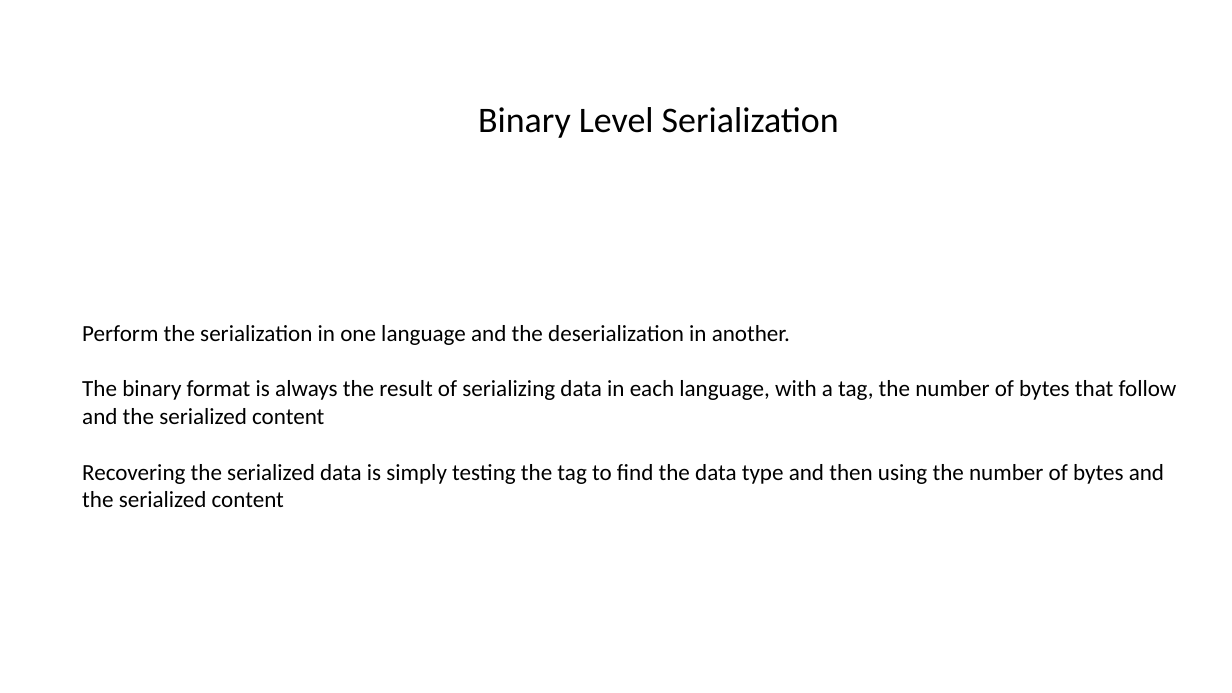
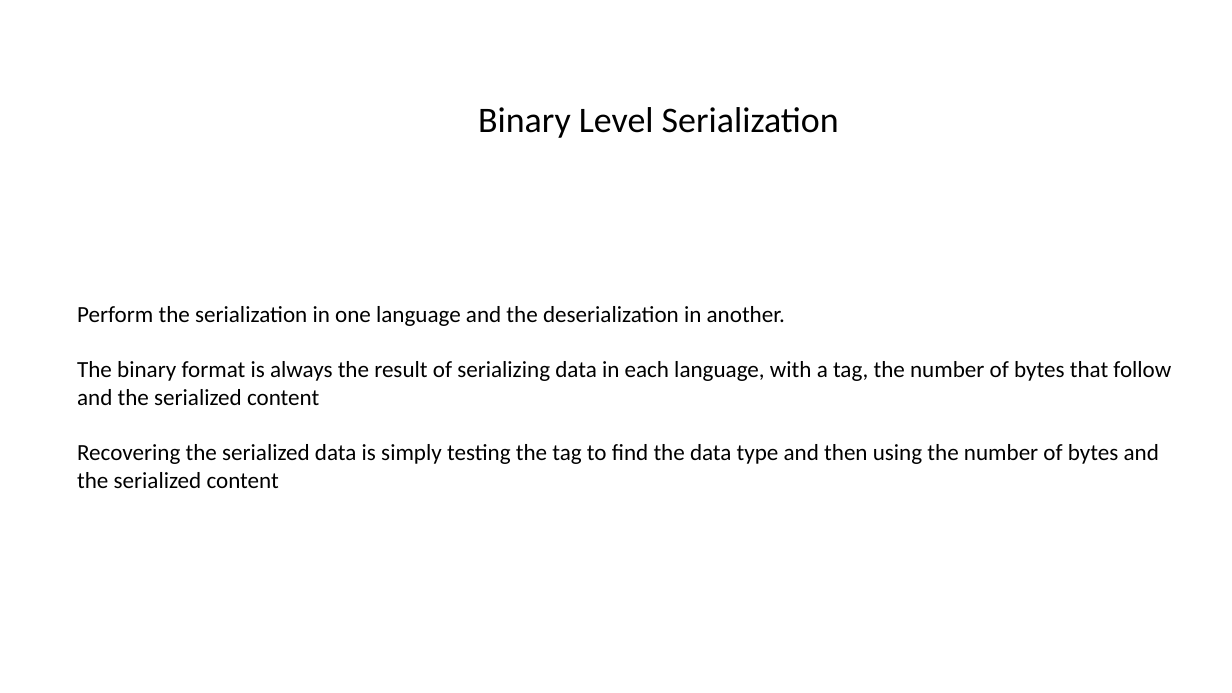
Before and after one commit to enesuysal/thesis, a slide deck: slide 14 of Presentation.pptx. Drawn at 1232x693 pixels with LibreOffice and Linux fonts; fonts in the diff are those of the drawing. Boxes give left, top, right and bottom in pixels: in the first picture for what was removed or moved away, otherwise in the second. Text is boxed around its words. In the diff, an @@ line names an element or a change of style, - is before the commit and + after.

```diff
--- a/Presentation.pptx
+++ b/Presentation.pptx
@@ text "Perform the serialization in one ...": place and size @@
-text "Perform the serialization in one ..." at box(82, 325, 1177, 507)
+text "Perform the serialization in one ..." at box(77, 306, 1171, 488)
```
Also in this commit, not shown: 1 other slide changed, 13 other files.
